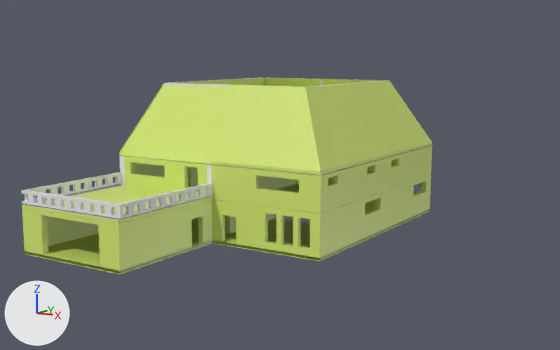
Before and after pictures for a commit that changed the Blender file HorrorGame/Map.blend.
Camera for both pictures: a 50 mm camera at (12.7, -19.8, 6.1) aimed at (-2.0, 3.0, 1.7). Lighting does not change. The marker at lower left points along +X, +Y and +Z.
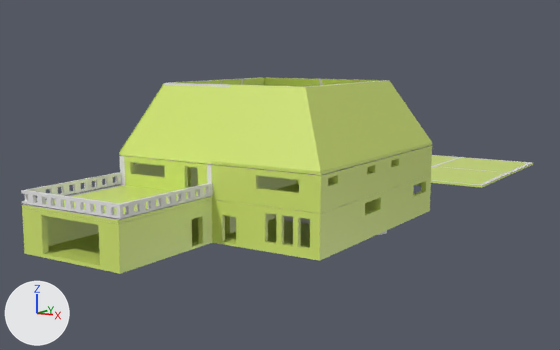
Edits to the bpy script that builds the scene:
```text
Change ob_cube_001:
    ob_cube_001.location: (0.0, 0.09, 0.93) -> (0.0, 12.51, 0.93)
```

What differs and where, as boxes (x1, y1, x2, y2) in the pictures (560 x 350 px):
'Cube.001', moved
    before: (26, 210, 430, 274)
    after: (431, 155, 533, 188)
